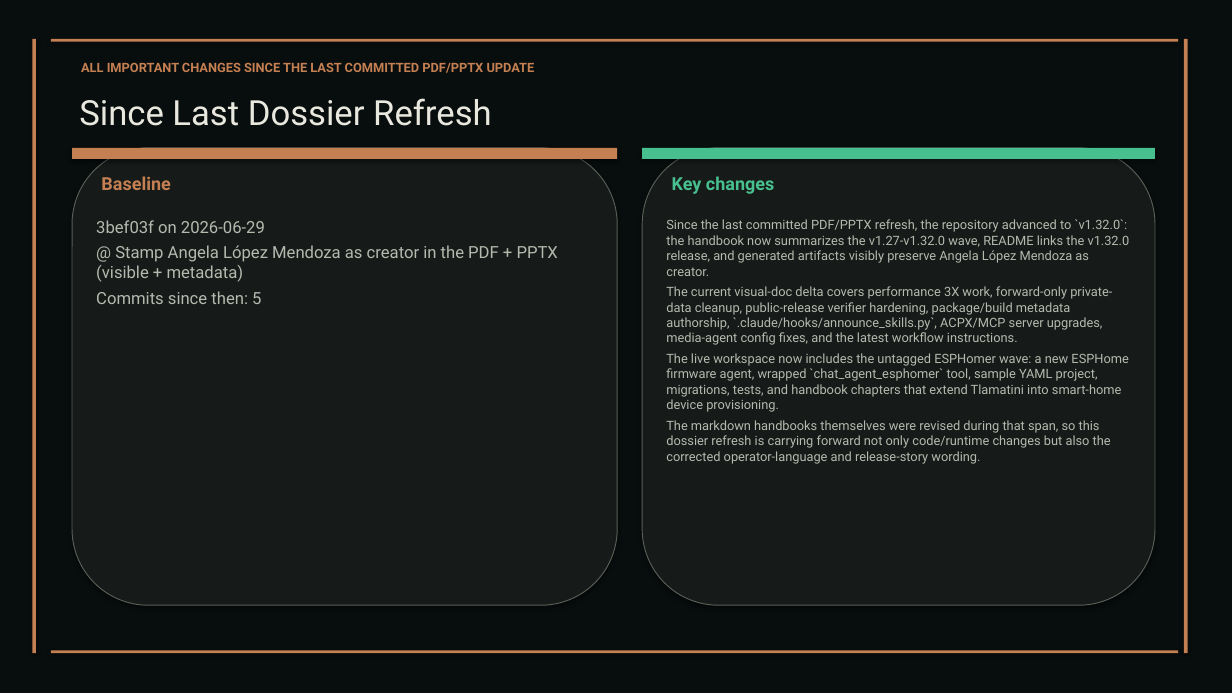
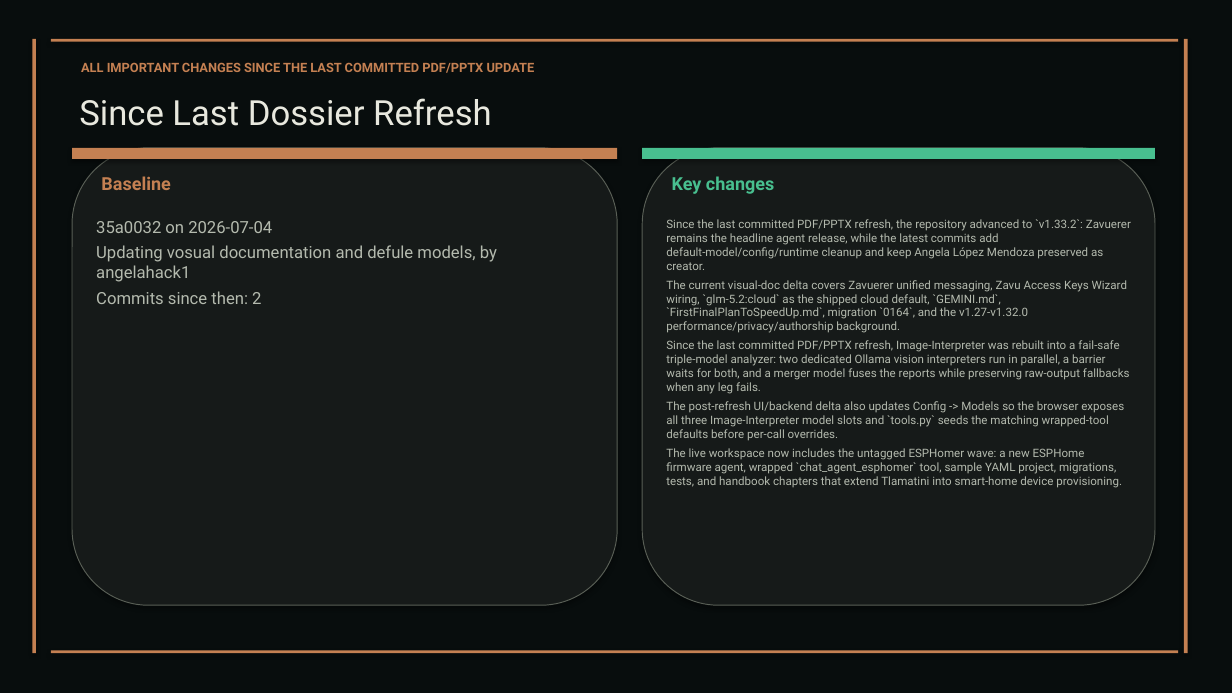
Before and after one commit to XAIHT/web-app, a slide deck: slide 71 of Tlamatini_eXtended_Artificial_Intelligence_Humanly_Tempered.pptx (slide 69 before the commit). Drawn at 1232x693 pixels with LibreOffice and Linux fonts; fonts in the diff are those of the drawing. Boxes give left, top, right and bottom in pixels: in the first picture for what was removed or moved away, otherwise in the second. Text is boxed around its words. In the diff, an @@ line names an element or a change of style, - is before the commit and + after.

Commit message:
Update of Image-Interpreter agent by angelahack1

```diff
--- a/Tlamatini_eXtended_Artificial_Intelligence_Humanly_Tempered.pptx
+++ b/Tlamatini_eXtended_Artificial_Intelligence_Humanly_Tempered.pptx
@@ text at [96,221,497,304]: text changed @@
-3bef03f on 2026-06-29
-@ Stamp Angela López Mendoza as creator in the PDF + PPTX (visible + metadata)
-Commits since then: 5
+35a0032 on 2026-07-04
+Updating vosual documentation and defule models, by angelahack1
+Commits since then: 2
@@ text at [666,219,1131,441]: text changed; size 10 to 9 pt @@
-Since the last committed PDF/PPTX refresh, the repository advanced to `v1.32.0`: the handbook now summarizes the v1.27-v1.32.0 wave, README links the v1.32.0 release, and generated artifacts visibly preserve Angela López Mendoza as creator.
-The current visual-doc delta covers performance 3X work, forward-only private-data cleanup, public-release verifier hardening, package/build metadata authorship, `.claude/hooks/announce_skills.py`, ACPX/MCP server upgrades, media-agent config fixes, and the latest workflow instructions.
+Since the last committed PDF/PPTX refresh, the repository advanced to `v1.33.2`: Zavuerer remains the headline agent release, while the latest commits add default-model/config/runtime cleanup and keep Angela López Mendoza preserved as creator.
+The current visual-doc delta covers Zavuerer unified messaging, Zavu Access Keys Wizard wiring, `glm-5.2:cloud` as the shipped cloud default, `GEMINI.md`, `FirstFinalPlanToSpeedUp.md`, migration `0164`, and the v1.27-v1.32.0 performance/privacy/authorship background.
+Since the last committed PDF/PPTX refresh, Image-Interpreter was rebuilt into a fail-safe triple-model analyzer: two dedicated Ollama vision interpreters run in parallel, a barrier waits for both, and a merger model fuses the reports while preserving raw-output fallbacks when any leg fails.
+The post-refresh UI/backend delta also updates Config -> Models so the browser exposes all three Image-Interpreter model slots and `tools.py` seeds the matching wrapped-tool defaults before per-call overrides.
@@ text at [666,420,1111,464]: paragraph removed @@
-The markdown handbooks themselves were revised during that span, so this dossier refresh is carrying forward not only code/runtime changes but also the corrected operator-language and release-story wording.
@@ text at [666,448,1122,488]: size 10 to 9 pt in "The live workspace now includes the untagged ..." @@
```
Also in this commit, not shown: 53 other slides changed, 3 slides added, 5 slides removed, 11 other files.
